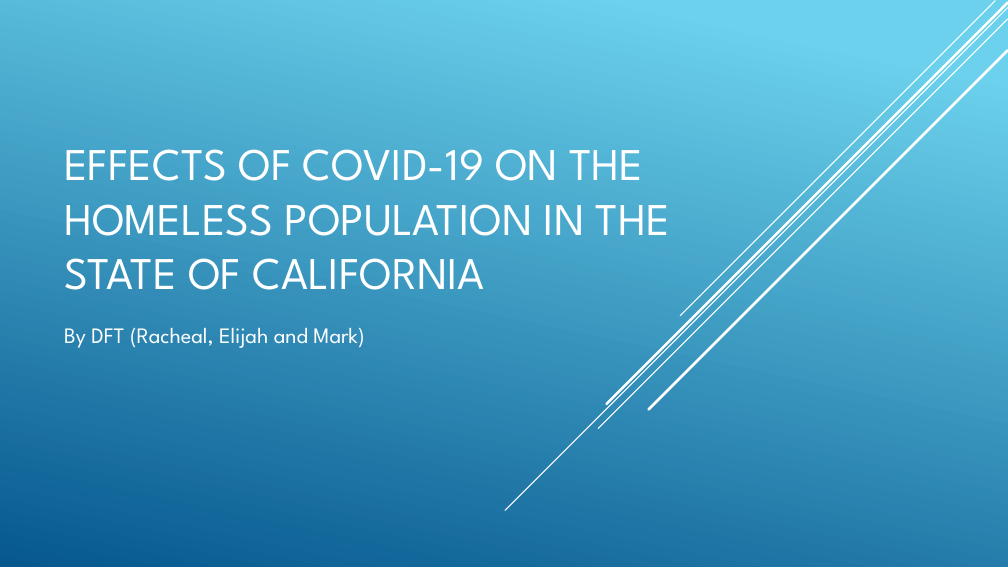
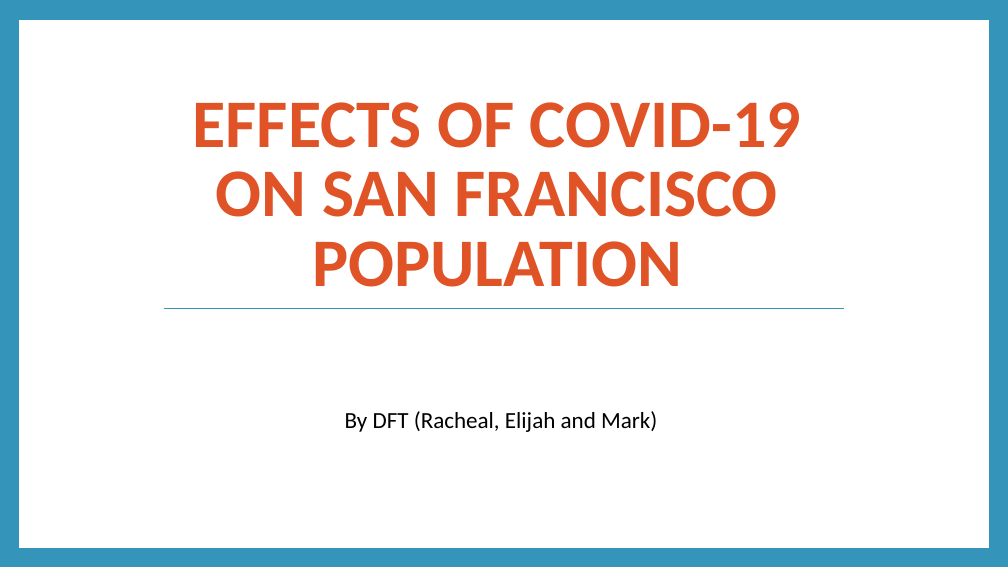
Before and after one commit to engmarkrezk/DFT_FinalProject, a slide deck: slide 1 of RecoverdDFTppt - Mark.pptx. Drawn at 1008x567 pixels with LibreOffice and Linux fonts; fonts in the diff are those of the drawing. Boxes give left, top, right and bottom in pixels: in the first picture for what was removed or moved away, otherwise in the second. Text is boxed around its words. In the diff, an @@ line names an element or a change of style, - is before the commit and + after.

```diff
--- a/RecoverdDFTppt - Mark.pptx
+++ b/RecoverdDFTppt - Mark.pptx
@@ background gradient #6ED2EB to #06588E to #3494BA @@
@@ rectangle added at <box>19,20,988,547</box>, fill #FFFFFF, outline #FFFFFF 1 pt @@
@@ line removed from (1008, 8) to (505, 510) @@
@@ line removed from (1008, 19) to (598, 429) @@
@@ line removed from (1008, 3) to (606, 404) @@
@@ line removed from (995, 1) to (681, 316) @@
@@ line removed from (1008, 51) to (649, 410) @@
@@ title at <box>193,102,801,287</box>: text changed; size 43.2 to 64.8 pt; font League Spartan to Calibri; text colour #FFFFFF to #DF5327; bold on @@
-EFFECTS OF COVID-19 ON THE HOMELESS POPULATION IN THE STATE OF CALIFORNIA
+EFFECTS OF COVID-19 ON SAN FRANCISCO POPULATION
@@ line added from (163, 309) to (844, 309), #3494BA 0.79 pt @@
@@ subtitle "By DFT (Racheal, Elijah and ...": place and size @@
-subtitle "By DFT (Racheal, Elijah and ..." at <box>64,328,364,348</box>
+subtitle "By DFT (Racheal, Elijah and ..." at <box>345,411,657,432</box>
@@ subtitle "By DFT (Racheal, Elijah and ..." at <box>345,411,657,432</box>: size 21 to 22 pt, font League Spartan to Calibri, text colour #FFFFFF to #000000; alignment left to centre; line spacing 1 to 0.9; more space between paragraphs @@
```
Also in this commit, not shown: 20 other slides changed, 4 slides added, 2 slides removed.
